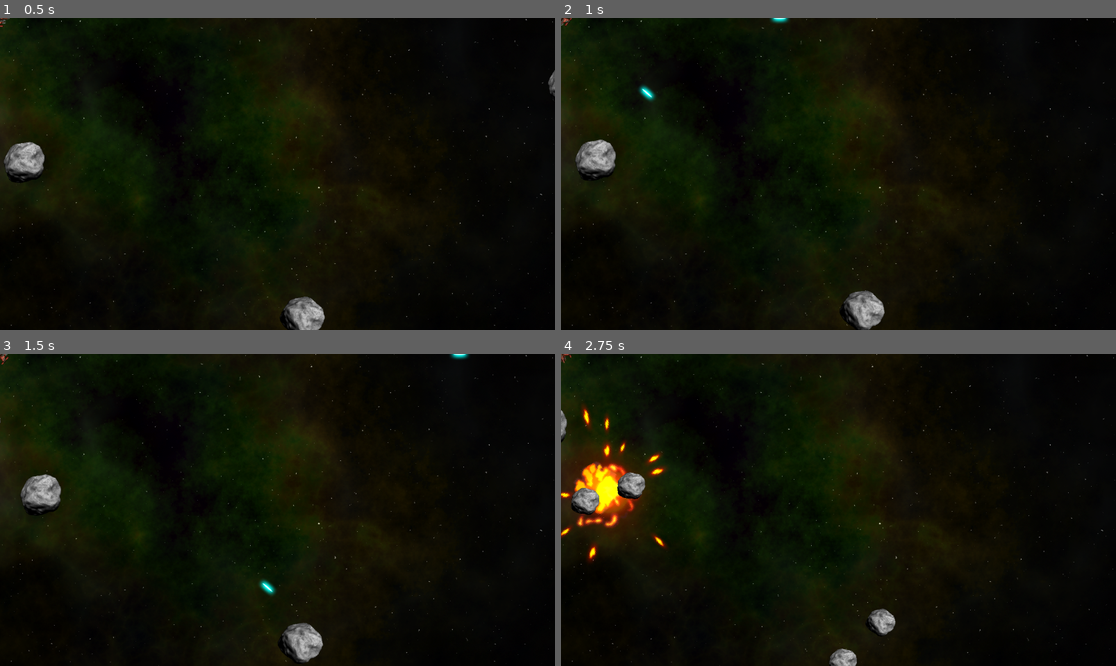
Above: before the commit, frames 1-4 (two rows, left to right).
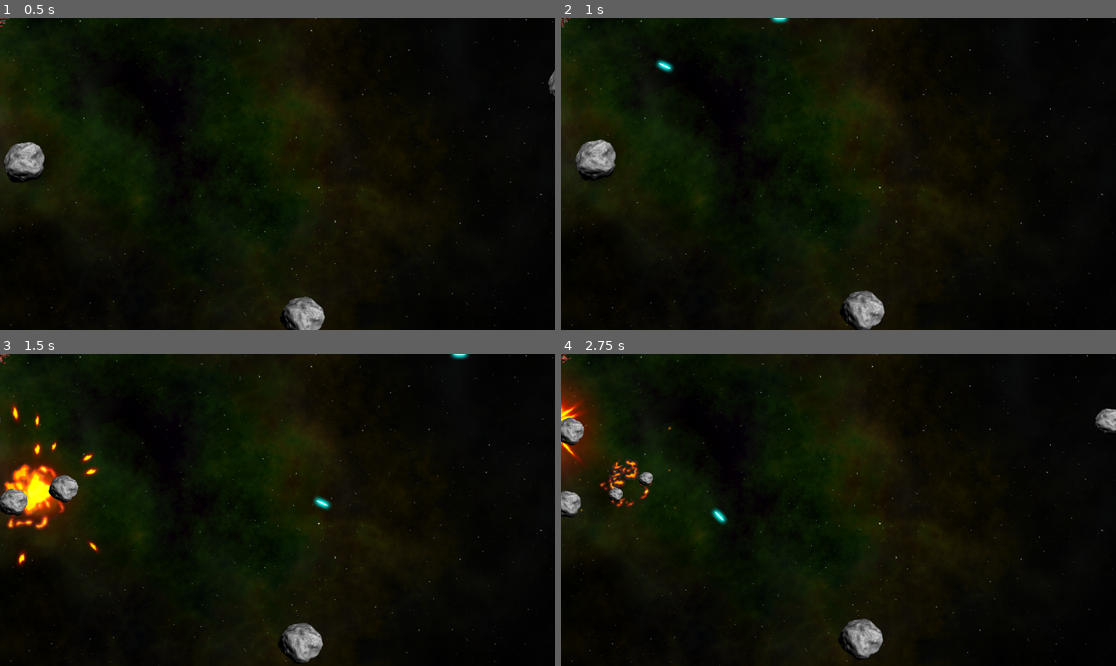
Above: after the commit, the same moments.

Repository: chrisvm/asteroids
Game: Godot game, scene res://main.tscn
Two runs of this game, one before a commit and one after it. Both use one fixed random seed, a clock stepped at 60 frames per second and the inputs below.
Inputs:
- Up to frame 1 (0.5 s): no input
- Up to frame 2 (1 s): hold D (rotate_right) from 0.53 s (still down); hold Space (shoot) from 0.53 s (still down)
- Up to frame 3 (1.5 s): release D (rotate_right) at 1.28 s; release Space (shoot) at 1.28 s; hold A (rotate_left) from 1.28 s (still down); tap Space (shoot) at 1.35 s
- Up to frame 4 (2.75 s): release A (rotate_left) at 2.03 s; hold D (rotate_right) from 2.03 s (still down); hold Space (shoot) from 2.03 s (still down)

Frame 1 is identical in both runs. In frame 2, 0.2% of the frame differs, in the area x 0-21%, y 0-27%; in frame 3, 3.0%; in frame 4, 6.0%, in the area x 0-100%, y 0-100%.

Commit message:
changed spinrate

Diff:
--- a/main.tscn
+++ b/main.tscn
@@ -21,6 +21,7 @@
 
 [node name="Player" parent="." instance=ExtResource("1_ig7tw")]
 fire_rate = 0.2
+spin_power = 4835
 
 [node name="RockPath" type="Path2D" parent="."]
 curve = SubResource("Curve2D_0xm2m")
